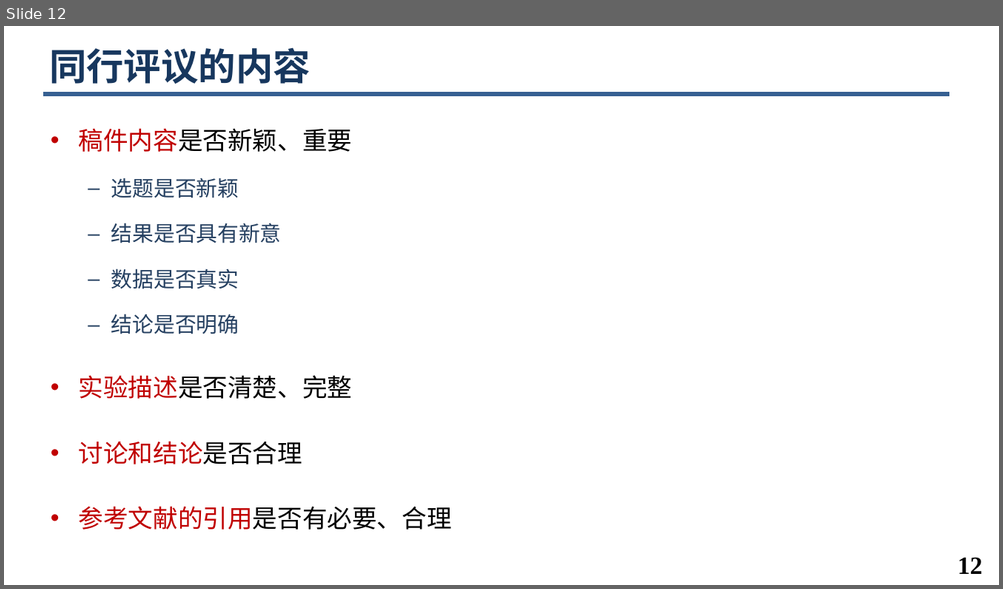
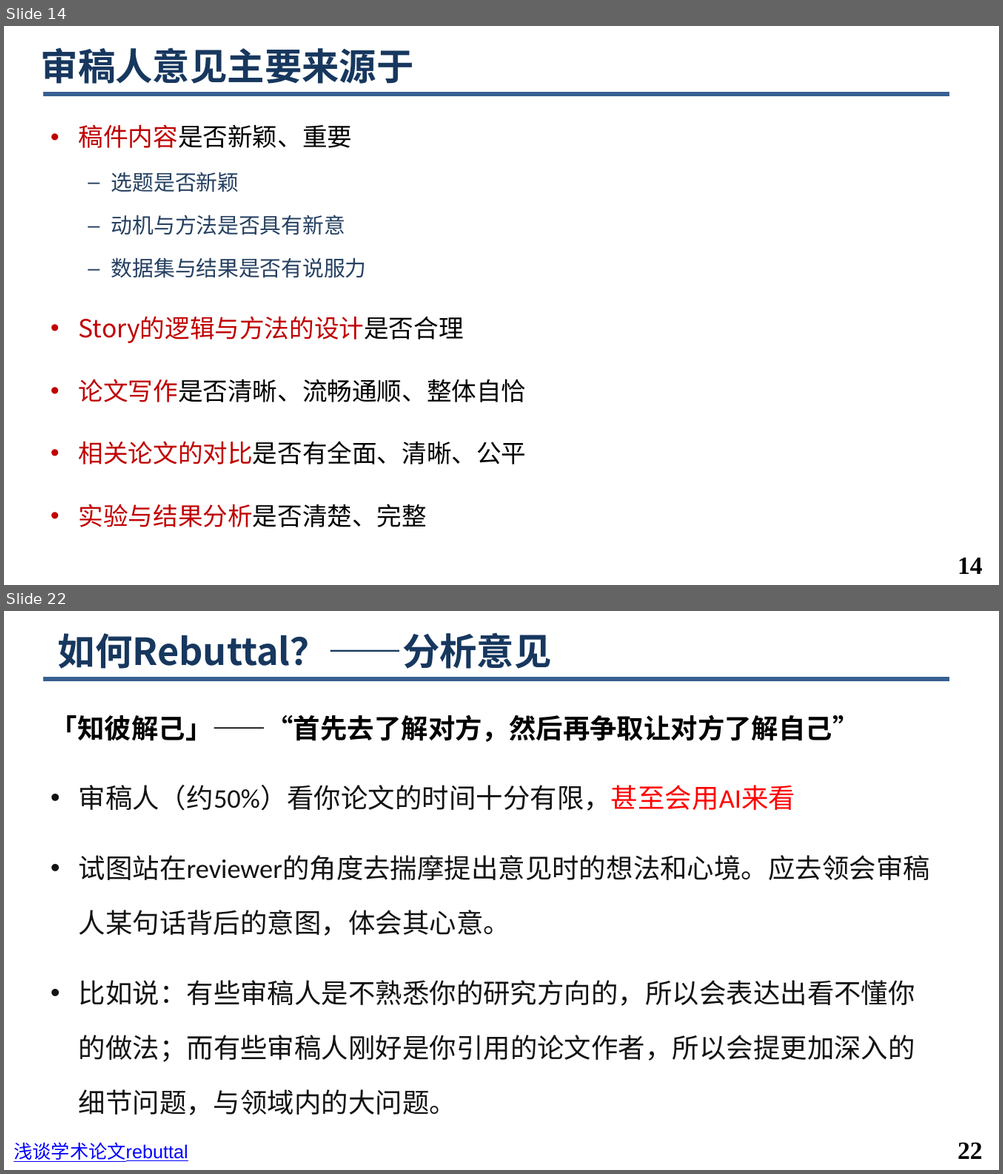
Before and after one commit to minghchen/cs_research_guide, a slide deck: hdu_course_ppt/第5讲. 论文投稿与Rebuttal.pptx. Shown one above the other, each under a label of ours: slide 12 before the commit, slides 14 and 22 after it; the slides between them are not shown. The pictures are 1003x589 and 1003x1174 pixels, drawn with LibreOffice and Linux fonts; fonts in the diff are those of the drawing; background and template pictures are left out. Boxes give left, top, right and bottom in pixels: in the first picture for what was removed or moved away, otherwise in the second. Text is boxed around its words. In the diff, an @@ line names an element or a change of style, - is before the commit and + after.

```diff
--- a/hdu_course_ppt/第5讲. 论文投稿与Rebuttal.pptx
+++ b/hdu_course_ppt/第5讲. 论文投稿与Rebuttal.pptx
@@ slide 22 added at (4, 611, 999, 1170), background #FFFFFF; not listed: 1 template element that a slide beside it also shows @@
@@ title added at (58, 632, 552, 669), 36 pt, text #17375E, bold @@
+如何Rebuttal？——分析意见
@@ text added at (51, 715, 930, 1116), 26 pt, text #121212 @@
+「知彼解己」——“首先去了解对方，然后再争取让对方了解自己”
+• 审稿人（约50%）看你论文的时间十分有限，甚至会用AI来看
+• 试图站在reviewer的角度去揣摩提出意见时的想法和心境。应去领会审稿人某句话背后的意图，体会其心意。
+• 比如说：有些审稿人是不熟悉你的研究方向的，所以会表达出看不懂你的做法；而有些审稿人刚好是你引用的论文作者，所以会提更加深入的细节问题，与领域内的大问题。
@@ text added at (14, 1142, 188, 1162), 18 pt, text #0000FF, underline @@
+浅谈学术论文rebuttal
@@ page number added at (957, 1142, 982, 1159), 24 pt, text #000000, bold @@
+22
@@ what was slide 12 is now slide 14 @@
@@ slide 14 changed as well @@
@@ title at (41, 47, 414, 84): text changed @@
-同行评议的内容
+审稿人意见主要来源于
@@ text at (79, 124, 353, 192): line spacing 1.7 to 1.6 @@
@@ text at (79, 215, 526, 528): text changed; text colour #254061 to #000000 @@
-  – 结果是否具有新意
-  – 数据是否真实
-  – 结论是否明确
-• 实验描述是否清楚、完整
-• 讨论和结论是否合理
-• 参考文献的引用是否有必要、合理
+  – 动机与方法是否具有新意
+  – 数据集与结果是否有说服力
+• Story的逻辑与方法的设计是否合理
+• 论文写作是否清晰、流畅通顺、整体自恰
+• 相关论文的对比是否有全面、清晰、公平
+• 实验与结果分析是否清楚、完整
@@ page number at (957, 557, 982, 574): text changed @@
-12
+14
```
Also in this commit, not shown: 4 other slides changed, 23 other slides added, 2 slides removed, 2 other files.
